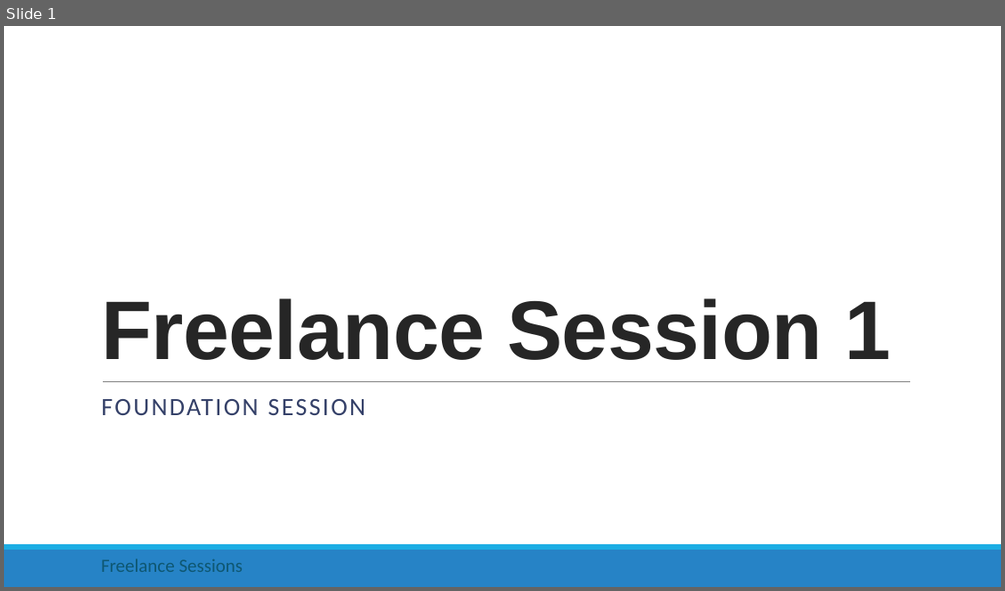
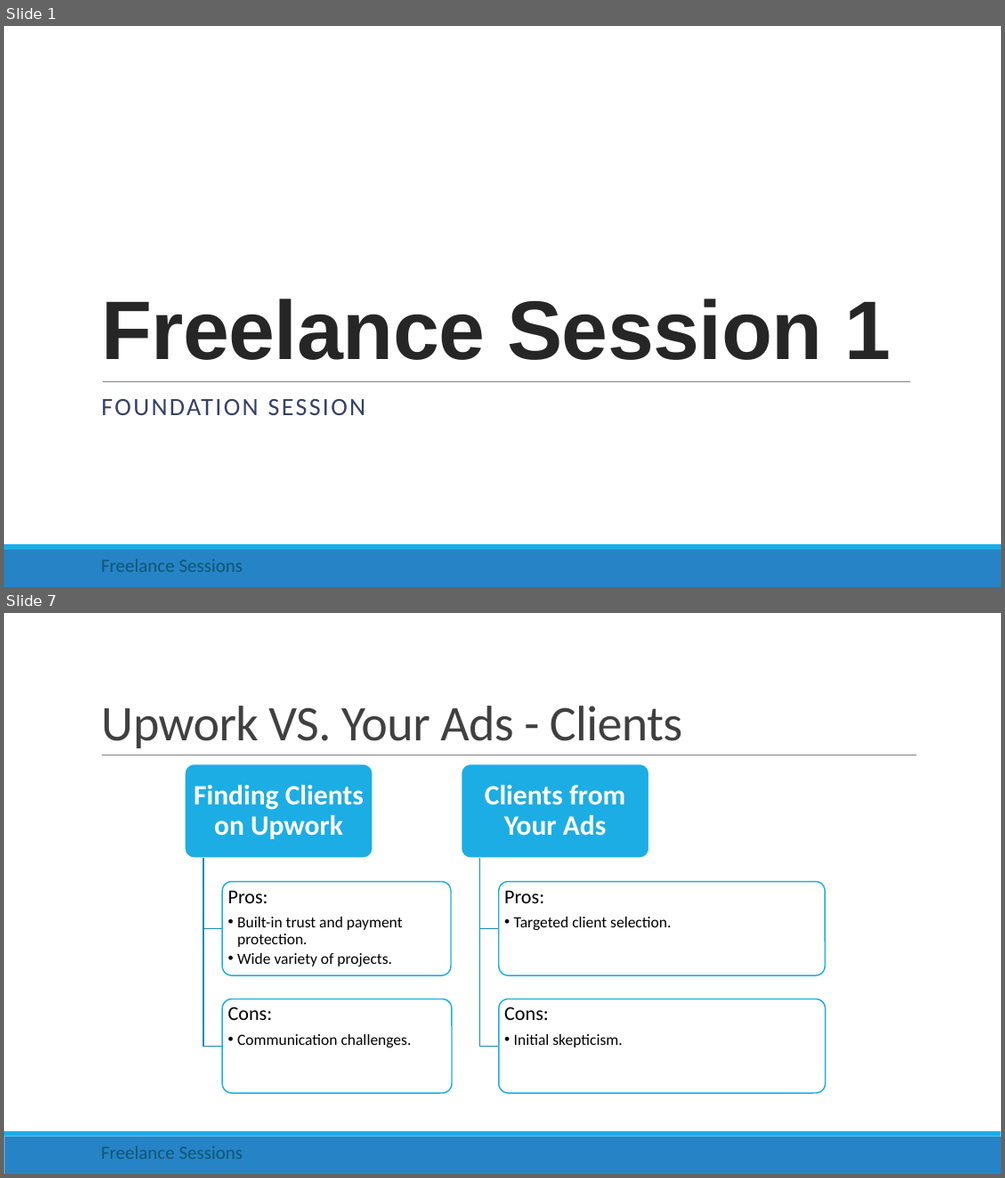
Before and after one commit to rishigujadhur1/Slides, a slide deck: Freelancing/Freelance Session 1.pptx. Shown one above the other, each under a label of ours: slide 1 before the commit, slides 1 and 7 after it; the slides between them are not shown. The pictures are 1005x591 and 1005x1178 pixels, drawn with LibreOffice and Linux fonts; fonts in the diff are those of the drawing. Boxes give left, top, right and bottom in pixels: in the first picture for what was removed or moved away, otherwise in the second. Text is boxed around its words. In the diff, an @@ line names an element or a change of style, - is before the commit and + after.

Commit message:
Ads vs Upwork slide

```diff
--- a/Freelancing/Freelance Session 1.pptx
+++ b/Freelancing/Freelance Session 1.pptx
@@ slide 7 added at (4, 613, 1001, 1174), background #FFFFFF; not listed: 2 template elements that a slide beside it also shows @@
@@ title added at (101, 706, 682, 748), 48 pt, text #404040 @@
+Upwork VS. Your Ads - Clients
@@ line added from (102, 755) to (917, 755), #808080 0.5 pt @@
@@ group added at (185, 764, 825, 1093): 6 rounded rectangles, 6 texts, 4 freeform shapes @@
+Finding Clients on Upwork
+Pros:
+  • Built-in trust and payment protection.
+  • Wide variety of projects.
+Cons:
+  • Communication challenges.
+Clients from Your Ads
+Pros:
+  • Targeted client selection.
+Cons:
+  • Initial skepticism.
@@ text added at (101, 1145, 243, 1159), 18 pt, text #0E5772 @@
+Freelance Sessions
```
Also in this commit, not shown: 5 slides changed, 3 other slides added, 2 slides removed.
